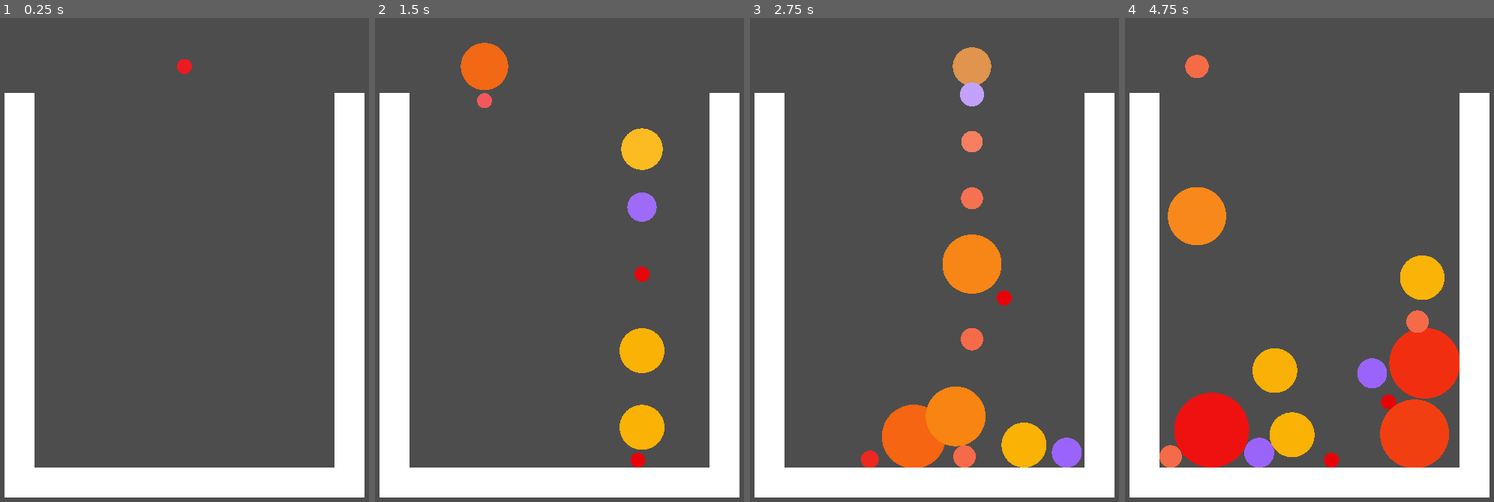
Above: before the commit, frames 1-4 (left to right).
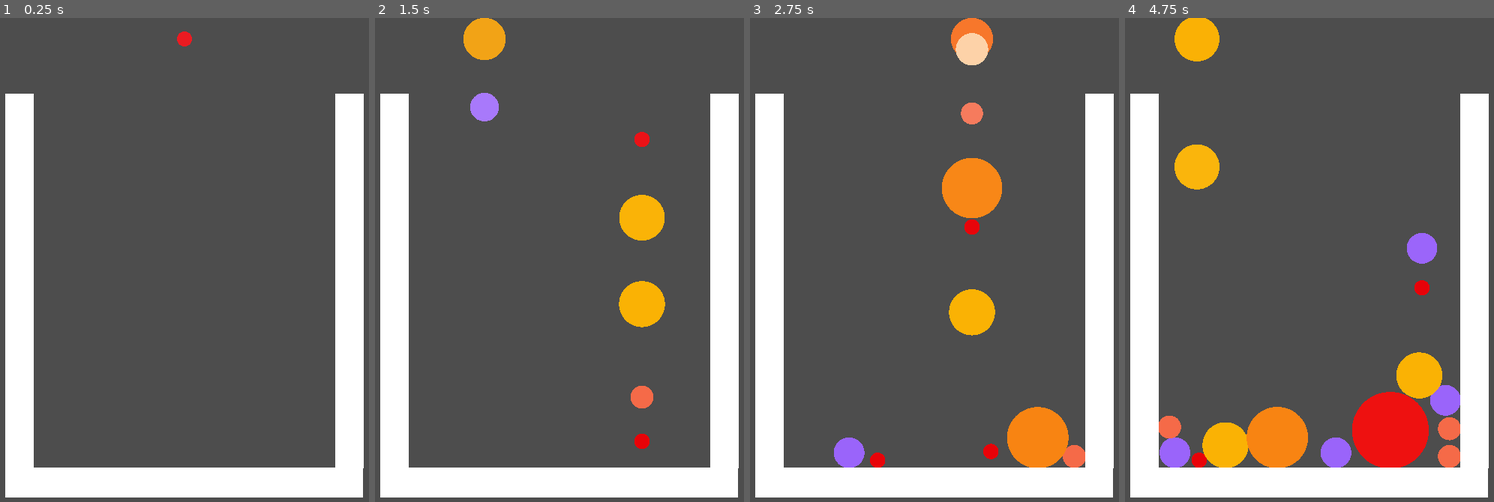
Above: after the commit, the same moments.

Repository: jamchen/melon_game
Game: Godot game, scene res://main.tscn
Two runs of this game, one before a commit and one after it. Both use one fixed random seed, a clock stepped at 60 frames per second and the inputs below.
Inputs (mouse positions are in pixels of both pictures, inside the frame that each line leads up to):
- Up to frame 1 (0.25 s): no input
- Up to frame 2 (1.5 s): tap Enter at 0.5 s; move the mouse to (640, 235) at 0.52 s; hold I 0.53-1.28 s; click (640, 235) at 0.67 s; move the mouse to (485, 284) at 1.27 s; tap I at 1.35 s; click (485, 284) at 1.42 s
- Up to frame 3 (2.75 s): move the mouse to (971, 153) at 2.02 s; hold I from 2.03 s (still down); click (971, 153) at 2.17 s
- Up to frame 4 (4.75 s): move the mouse to (1291, 356) at 2.77 s; release I at 2.78 s; tap I at 2.85, 4.35 s; click (1291, 356) at 2.92 s; move the mouse to (1420, 332) at 3.52 s; hold I 3.53-4.28 s; click (1420, 332) at 3.67 s; move the mouse to (1198, 187) at 4.27 s; click (1198, 187) at 4.42 s

The runs differ from the first frame. In frame 1, 0.9% of the frame differs, in the area x 1-99%, y 2-100%; in frame 2, 7.4%; in frame 3, 13%; in frame 4, 18%, in the area x 1-99%, y 0-100%.

Commit message:
better physics, better borders

Diff:
--- a/dropper.gd
+++ b/dropper.gd
@@ -5,6 +5,7 @@
 const prefab := preload("res://fruit.tscn")
 var original_size : Vector2
 var cooldown := 0.0
+const border_const := 203
 
 func _ready():
 	original_size = cursor.scale
@@ -13,25 +14,26 @@
 	var fruit := prefab.instantiate()
 	$"..".add_child(fruit)
 	fruit.global_position = cursor.global_position
+	var border_dist := border_const - Fruit.get_target_scale(level) * 0.5 * original_size.x
+	fruit.global_position.x = clamp(fruit.global_position.x, -border_dist, border_dist)
 	fruit.level = level
 	fruit.linear_velocity.y = 400.0
 	fruit.angular_velocity = randf_range(-1, 1)
 	level = randi_range(1, 5)
-	cooldown = 0.2
+	cooldown = 0.1 + min(0.2, fruit.level * 0.1)
 
 func _process(delta):
 	cooldown -= delta
 
 	var t : float = 1.0 - pow(0.0001, delta)
-	cursor.scale = lerp(cursor.scale, original_size * Fruit.get_target_scale(level), t)
-	#cursor.global_position = get_viewport().get_mouse_position() - get_viewport().get_window().size * 0.5
-	cursor.position = get_local_mouse_position()
-	cursor.position.y = get_viewport_rect().position.y - get_viewport_rect().size.y * 0.4
-	cursor.position.x = clamp(cursor.position.x, -188, 188)
+	var target_scale := original_size * Fruit.get_target_scale(level)
+	cursor.scale = lerp(cursor.scale, target_scale, t)
+	var border_dist := border_const - cursor.scale.x * 0.5
+	cursor.position.x = clamp(get_local_mouse_position().x, -border_dist, border_dist)
 
 	cursor.modulate = lerp(cursor.modulate, Fruit.get_color(level), t)
 
-	if Input.is_key_pressed(KEY_I) and cooldown < 0.1:
+	if Input.is_key_pressed(KEY_I) and cooldown < 0.13:
 		make_fruit()
 
 func _input(event):
--- a/fruit.tscn
+++ b/fruit.tscn
@@ -4,17 +4,19 @@
 
 [sub_resource type="PhysicsMaterial" id="PhysicsMaterial_ifn83"]
 friction = 0.1
-bounce = 0.3
+bounce = 0.15
 
 [sub_resource type="CircleShape2D" id="CircleShape2D_w0g38"]
 
-[sub_resource type="SphereMesh" id="SphereMesh_t3y8x"]
+[sub_resource type="SphereMesh" id="SphereMesh_t5nl4"]
 
 [node name="fruit" type="RigidBody2D"]
 physics_material_override = SubResource("PhysicsMaterial_ifn83")
 can_sleep = false
+continuous_cd = 2
 max_contacts_reported = 20
 contact_monitor = true
+linear_damp = 1.0
 script = ExtResource("1_tr8mk")
 colors = Array[Color]([Color(0.909804, 0.00784314, 0.0313726, 1), Color(0.960784, 0.415686, 0.282353, 1), Color(0.60392 …(349 unchanged characters)…
 
@@ -22,5 +24,5 @@
 shape = SubResource("CircleShape2D_w0g38")
 
 [node name="MeshInstance2D" type="MeshInstance2D" parent="."]
-scale = Vector2(20, 20)
-mesh = SubResource("SphereMesh_t3y8x")
+scale = Vector2(20.5, 20.5)
+mesh = SubResource("SphereMesh_t5nl4")
--- a/main.tscn
+++ b/main.tscn
@@ -1,111 +1,271 @@
-[gd_scene load_steps=8 format=3 uid="uid://bylfmehhedd51"]
+[gd_scene load_steps=12 format=3 uid="uid://bylfmehhedd51"]
 
 [ext_resource type="PackedScene" uid="uid://knwclft7rygx" path="res://wall.tscn" id="1_w1wyn"]
-[ext_resource type="PackedScene" uid="uid://btbhhs5nbl2ls" path="res://fruit.tscn" id="2_6wku7"]
 [ext_resource type="PackedScene" uid="uid://bbklr6uje06n" path="res://kill_plane.tscn" id="2_sj07l"]
 [ext_resource type="Script" path="res://dropper.gd" id="3_n5jpi"]
+[ext_resource type="Script" path="res://fruit.gd" id="4_d0nrp"]
 
 [sub_resource type="RectangleShape2D" id="RectangleShape2D_efixp"]
 
 [sub_resource type="BoxMesh" id="BoxMesh_c7hof"]
 
+[sub_resource type="RectangleShape2D" id="RectangleShape2D_sjotd"]
+
+[sub_resource type="BoxMesh" id="BoxMesh_wp6md"]
+
 [sub_resource type="SphereMesh" id="SphereMesh_t3y8x"]
 
+[sub_resource type="PhysicsMaterial" id="PhysicsMaterial_ifn83"]
+friction = 0.1
+bounce = 0.15
+
+[sub_resource type="SphereMesh" id="SphereMesh_t5nl4"]
+
 [node name="Node2D" type="Node2D"]
 
 [node name="Camera2D" type="Camera2D" parent="."]
 
 [node name="walls" type="Node" parent="."]
 
-[node name="wall" parent="walls" instance=ExtResource("1_w1wyn")]
-position = Vector2(-220, 46)
-scale = Vector2(2, 27)
-
-[node name="wall3" parent="walls" instance=ExtResource("1_w1wyn")]
-position = Vector2(220, 46)
-scale = Vector2(2, 27)
+[node name="wall_left" parent="walls" instance=ExtResource("1_w1wyn")]
+position = Vector2(-220, 27)
+scale = Vector2(1.852, 25)
+
+[node name="wall_left_ext" type="StaticBody2D" parent="walls"]
+position = Vector2(-340, 166)
+scale = Vector2(10, 38.76)
+
+[node name="CollisionShape2D" type="CollisionShape2D" parent="walls/wall_left_ext"]
+position = Vector2(0.3, 0)
+shape = SubResource("RectangleShape2D_efixp")
+
+[node name="MeshInstance2D" type="MeshInstance2D" parent="walls/wall_left_ext"]
+visible = false
+scale = Vector2(20, 20)
+mesh = SubResource("BoxMesh_c7hof")
+
+[node name="wall_right_ext" type="StaticBody2D" parent="walls"]
+position = Vector2(337, 166)
+scale = Vector2(10, 38.76)
+
+[node name="CollisionShape2D" type="CollisionShape2D" parent="walls/wall_right_ext"]
+shape = SubResource("RectangleShape2D_efixp")
+
+[node name="MeshInstance2D" type="MeshInstance2D" parent="walls/wall_right_ext"]
+visible = false
+scale = Vector2(20, 20)
+mesh = SubResource("BoxMesh_c7hof")
+
+[node name="wall_right" parent="walls" instance=ExtResource("1_w1wyn")]
+position = Vector2(220, 27)
+scale = Vector2(1.852, 25)
 
 [node name="floor" type="StaticBody2D" parent="walls"]
 position = Vector2(0, 296)
-scale = Vector2(20, 2)
+scale = Vector2(23.85, 2)
 
 [node name="CollisionShape2D" type="CollisionShape2D" parent="walls/floor"]
 position = Vector2(0, 90)
-scale = Vector2(2, 10)
-shape = SubResource("RectangleShape2D_efixp")
+scale = Vector2(1, 10)
+shape = SubResource("RectangleShape2D_sjotd")
 
 [node name="MeshInstance2D" type="MeshInstance2D" parent="walls/floor"]
 scale = Vector2(20, 20)
-mesh = SubResource("BoxMesh_c7hof")
-
-[node name="kill_plane" parent="walls" instance=ExtResource("2_sj07l")]
-position = Vector2(-1064, 1760)
+mesh = SubResource("BoxMesh_wp6md")
 
 [node name="kill_plane3" parent="walls" instance=ExtResource("2_sj07l")]
-position = Vector2(0, -2845)
-scale = Vector2(136.22, 257.113)
-
-[node name="kill_plane2" parent="walls" instance=ExtResource("2_sj07l")]
-position = Vector2(1066, 1760)
-
-[node name="fruit" parent="." instance=ExtResource("2_6wku7")]
+position = Vector2(0, 1080)
+scale = Vector2(10000, 40)
+
+[node name="kill_plane4" parent="walls" instance=ExtResource("2_sj07l")]
+position = Vector2(-400, -270.055)
+scale = Vector2(10, 10)
+
+[node name="kill_plane5" parent="walls" instance=ExtResource("2_sj07l")]
+position = Vector2(400, -270.055)
+scale = Vector2(10, 10)
+
+[node name="dropper" type="Node2D" parent="."]
+position = Vector2(0, -296)
+script = ExtResource("3_n5jpi")
+
+[node name="fruit_cursor" type="MeshInstance2D" parent="dropper"]
+scale = Vector2(20, 20)
+mesh = SubResource("SphereMesh_t3y8x")
+
+[node name="deco" type="Node2D" parent="."]
+
+[node name="fruit" type="RigidBody2D" parent="deco"]
 position = Vector2(-533, -286)
+physics_material_override = SubResource("PhysicsMaterial_ifn83")
+can_sleep = false
 freeze = true
 continuous_cd = 1
-
-[node name="fruit2" parent="." instance=ExtResource("2_6wku7")]
+max_contacts_reported = 20
+contact_monitor = true
+script = ExtResource("4_d0nrp")
+colors = Array[Color]([Color(0.909804, 0.00784314, 0.0313726, 1), Color(0.960784, 0.415686, 0.282353, 1), Color(0.603922, 0.392157, 0.980392, 1), Color(0.980392, 0.698039, 0.0156863, 1), Color(0.972549, 0.517647, 0.0705882, 1), Color(0.933333, 0.0666667, 0.0627451, 1), Color(0.972549, 0.929412, 0.458824, 1), Color(0.976471, 0.776471, 0.733333, 1), Color(0.94902, 0.811765, 0.0117647, 1), Color(0.6, 0.847059, 0.0588235, 1), Color(0.0784314, 0.568627, 0.0313726, 1)])
+
+[node name="MeshInstance2D" type="MeshInstance2D" parent="deco/fruit"]
+scale = Vector2(20, 20)
+mesh = SubResource("SphereMesh_t5nl4")
+
+[node name="fruit2" type="RigidBody2D" parent="deco"]
 position = Vector2(-496, -286)
-freeze = true
+physics_material_override = SubResource("PhysicsMaterial_ifn83")
+can_sleep = false
+freeze = true
+continuous_cd = 2
+max_contacts_reported = 20
+contact_monitor = true
+script = ExtResource("4_d0nrp")
 level = 2
-
-[node name="fruit3" parent="." instance=ExtResource("2_6wku7")]
+colors = Array[Color]([Color(0.909804, 0.00784314, 0.0313726, 1), Color(0.960784, 0.415686, 0.282353, 1), Color(0.603922, 0.392157, 0.980392, 1), Color(0.980392, 0.698039, 0.0156863, 1), Color(0.972549, 0.517647, 0.0705882, 1), Color(0.933333, 0.0666667, 0.0627451, 1), Color(0.972549, 0.929412, 0.458824, 1), Color(0.976471, 0.776471, 0.733333, 1), Color(0.94902, 0.811765, 0.0117647, 1), Color(0.6, 0.847059, 0.0588235, 1), Color(0.0784314, 0.568627, 0.0313726, 1)])
+
+[node name="MeshInstance2D" type="MeshInstance2D" parent="deco/fruit2"]
+scale = Vector2(20, 20)
+mesh = SubResource("SphereMesh_t5nl4")
+
+[node name="fruit3" type="RigidBody2D" parent="deco"]
 position = Vector2(-451, -286)
-freeze = true
+physics_material_override = SubResource("PhysicsMaterial_ifn83")
+can_sleep = false
+freeze = true
+continuous_cd = 2
+max_contacts_reported = 20
+contact_monitor = true
+script = ExtResource("4_d0nrp")
 level = 3
-
-[node name="fruit4" parent="." instance=ExtResource("2_6wku7")]
+colors = Array[Color]([Color(0.909804, 0.00784314, 0.0313726, 1), Color(0.960784, 0.415686, 0.282353, 1), Color(0.603922, 0.392157, 0.980392, 1), Color(0.980392, 0.698039, 0.0156863, 1), Color(0.972549, 0.517647, 0.0705882, 1), Color(0.933333, 0.0666667, 0.0627451, 1), Color(0.972549, 0.929412, 0.458824, 1), Color(0.976471, 0.776471, 0.733333, 1), Color(0.94902, 0.811765, 0.0117647, 1), Color(0.6, 0.847059, 0.0588235, 1), Color(0.0784314, 0.568627, 0.0313726, 1)])
+
+[node name="MeshInstance2D" type="MeshInstance2D" parent="deco/fruit3"]
+scale = Vector2(20, 20)
+mesh = SubResource("SphereMesh_t5nl4")
+
+[node name="fruit4" type="RigidBody2D" parent="deco"]
 position = Vector2(-396, -285)
-freeze = true
+physics_material_override = SubResource("PhysicsMaterial_ifn83")
+can_sleep = false
+freeze = true
+continuous_cd = 2
+max_contacts_reported = 20
+contact_monitor = true
+script = ExtResource("4_d0nrp")
 level = 4
-
-[node name="fruit5" parent="." instance=ExtResource("2_6wku7")]
+colors = Array[Color]([Color(0.909804, 0.00784314, 0.0313726, 1), Color(0.960784, 0.415686, 0.282353, 1), Color(0.603922, 0.392157, 0.980392, 1), Color(0.980392, 0.698039, 0.0156863, 1), Color(0.972549, 0.517647, 0.0705882, 1), Color(0.933333, 0.0666667, 0.0627451, 1), Color(0.972549, 0.929412, 0.458824, 1), Color(0.976471, 0.776471, 0.733333, 1), Color(0.94902, 0.811765, 0.0117647, 1), Color(0.6, 0.847059, 0.0588235, 1), Color(0.0784314, 0.568627, 0.0313726, 1)])
+
+[node name="MeshInstance2D" type="MeshInstance2D" parent="deco/fruit4"]
+scale = Vector2(20, 20)
+mesh = SubResource("SphereMesh_t5nl4")
+
+[node name="fruit5" type="RigidBody2D" parent="deco"]
 position = Vector2(-378, -212)
-freeze = true
+physics_material_override = SubResource("PhysicsMaterial_ifn83")
+can_sleep = false
+freeze = true
+continuous_cd = 2
+max_contacts_reported = 20
+contact_monitor = true
+script = ExtResource("4_d0nrp")
 level = 5
-
-[node name="fruit6" parent="." instance=ExtResource("2_6wku7")]
+colors = Array[Color]([Color(0.909804, 0.00784314, 0.0313726, 1), Color(0.960784, 0.415686, 0.282353, 1), Color(0.603922, 0.392157, 0.980392, 1), Color(0.980392, 0.698039, 0.0156863, 1), Color(0.972549, 0.517647, 0.0705882, 1), Color(0.933333, 0.0666667, 0.0627451, 1), Color(0.972549, 0.929412, 0.458824, 1), Color(0.976471, 0.776471, 0.733333, 1), Color(0.94902, 0.811765, 0.0117647, 1), Color(0.6, 0.847059, 0.0588235, 1), Color(0.0784314, 0.568627, 0.0313726, 1)])
+
+[node name="MeshInstance2D" type="MeshInstance2D" parent="deco/fruit5"]
+scale = Vector2(20, 20)
+mesh = SubResource("SphereMesh_t5nl4")
+
+[node name="fruit6" type="RigidBody2D" parent="deco"]
 position = Vector2(-501, -212)
-freeze = true
+physics_material_override = SubResource("PhysicsMaterial_ifn83")
+can_sleep = false
+freeze = true
+continuous_cd = 2
+max_contacts_reported = 20
+contact_monitor = true
+script = ExtResource("4_d0nrp")
 level = 6
-
-[node name="fruit7" parent="." instance=ExtResource("2_6wku7")]
+colors = Array[Color]([Color(0.909804, 0.00784314, 0.0313726, 1), Color(0.960784, 0.415686, 0.282353, 1), Color(0.603922, 0.392157, 0.980392, 1), Color(0.980392, 0.698039, 0.0156863, 1), Color(0.972549, 0.517647, 0.0705882, 1), Color(0.933333, 0.0666667, 0.0627451, 1), Color(0.972549, 0.929412, 0.458824, 1), Color(0.976471, 0.776471, 0.733333, 1), Color(0.94902, 0.811765, 0.0117647, 1), Color(0.6, 0.847059, 0.0588235, 1), Color(0.0784314, 0.568627, 0.0313726, 1)])
+
+[node name="MeshInstance2D" type="MeshInstance2D" parent="deco/fruit6"]
+scale = Vector2(20, 20)
+mesh = SubResource("SphereMesh_t5nl4")
+
+[node name="fruit7" type="RigidBody2D" parent="deco"]
 position = Vector2(-399, -98)
-freeze = true
+physics_material_override = SubResource("PhysicsMaterial_ifn83")
+can_sleep = false
+freeze = true
+continuous_cd = 2
+max_contacts_reported = 20
+contact_monitor = true
+script = ExtResource("4_d0nrp")
 level = 7
-
-[node name="fruit8" parent="." instance=ExtResource("2_6wku7")]
+colors = Array[Color]([Color(0.909804, 0.00784314, 0.0313726, 1), Color(0.960784, 0.415686, 0.282353, 1), Color(0.603922, 0.392157, 0.980392, 1), Color(0.980392, 0.698039, 0.0156863, 1), Color(0.972549, 0.517647, 0.0705882, 1), Color(0.933333, 0.0666667, 0.0627451, 1), Color(0.972549, 0.929412, 0.458824, 1), Color(0.976471, 0.776471, 0.733333, 1), Color(0.94902, 0.811765, 0.0117647, 1), Color(0.6, 0.847059, 0.0588235, 1), Color(0.0784314, 0.568627, 0.0313726, 1)])
+
+[node name="MeshInstance2D" type="MeshInstance2D" parent="deco/fruit7"]
+scale = Vector2(20, 20)
+mesh = SubResource("SphereMesh_t5nl4")
+
+[node name="fruit8" type="RigidBody2D" parent="deco"]
 position = Vector2(-504, 17)
-freeze = true
+physics_material_override = SubResource("PhysicsMaterial_ifn83")
+can_sleep = false
+freeze = true
+continuous_cd = 2
+max_contacts_reported = 20
+contact_monitor = true
+script = ExtResource("4_d0nrp")
 level = 8
-
-[node name="fruit9" parent="." instance=ExtResource("2_6wku7")]
+colors = Array[Color]([Color(0.909804, 0.00784314, 0.0313726, 1), Color(0.960784, 0.415686, 0.282353, 1), Color(0.603922, 0.392157, 0.980392, 1), Color(0.980392, 0.698039, 0.0156863, 1), Color(0.972549, 0.517647, 0.0705882, 1), Color(0.933333, 0.0666667, 0.0627451, 1), Color(0.972549, 0.929412, 0.458824, 1), Color(0.976471, 0.776471, 0.733333, 1), Color(0.94902, 0.811765, 0.0117647, 1), Color(0.6, 0.847059, 0.0588235, 1), Color(0.0784314, 0.568627, 0.0313726, 1)])
+
+[node name="MeshInstance2D" type="MeshInstance2D" parent="deco/fruit8"]
+scale = Vector2(20, 20)
+mesh = SubResource("SphereMesh_t5nl4")
+
+[node name="fruit9" type="RigidBody2D" parent="deco"]
 position = Vector2(-441, 213)
-freeze = true
+physics_material_override = SubResource("PhysicsMaterial_ifn83")
+can_sleep = false
+freeze = true
+continuous_cd = 2
+max_contacts_reported = 20
+contact_monitor = true
+script = ExtResource("4_d0nrp")
 level = 9
-
-[node name="fruit10" parent="." instance=ExtResource("2_6wku7")]
+colors = Array[Color]([Color(0.909804, 0.00784314, 0.0313726, 1), Color(0.960784, 0.415686, 0.282353, 1), Color(0.603922, 0.392157, 0.980392, 1), Color(0.980392, 0.698039, 0.0156863, 1), Color(0.972549, 0.517647, 0.0705882, 1), Color(0.933333, 0.0666667, 0.0627451, 1), Color(0.972549, 0.929412, 0.458824, 1), Color(0.976471, 0.776471, 0.733333, 1), Color(0.94902, 0.811765, 0.0117647, 1), Color(0.6, 0.847059, 0.0588235, 1), Color(0.0784314, 0.568627, 0.0313726, 1)])
+
+[node name="MeshInstance2D" type="MeshInstance2D" parent="deco/fruit9"]
+scale = Vector2(20, 20)
+mesh = SubResource("SphereMesh_t5nl4")
+
+[node name="fruit10" type="RigidBody2D" parent="deco"]
 position = Vector2(471, -114)
-freeze = true
+physics_material_override = SubResource("PhysicsMaterial_ifn83")
+can_sleep = false
+freeze = true
+continuous_cd = 2
+max_contacts_reported = 20
+contact_monitor = true
+script = ExtResource("4_d0nrp")
 level = 10
-
-[node name="fruit11" parent="." instance=ExtResource("2_6wku7")]
+colors = Array[Color]([Color(0.909804, 0.00784314, 0.0313726, 1), Color(0.960784, 0.415686, 0.282353, 1), Color(0.603922, 0.392157, 0.980392, 1), Color(0.980392, 0.698039, 0.0156863, 1), Color(0.972549, 0.517647, 0.0705882, 1), Color(0.933333, 0.0666667, 0.0627451, 1), Color(0.972549, 0.929412, 0.458824, 1), Color(0.976471, 0.776471, 0.733333, 1), Color(0.94902, 0.811765, 0.0117647, 1), Color(0.6, 0.847059, 0.0588235, 1), Color(0.0784314, 0.568627, 0.0313726, 1)])
+
+[node name="MeshInstance2D" type="MeshInstance2D" parent="deco/fruit10"]
+scale = Vector2(20, 20)
+mesh = SubResource("SphereMesh_t5nl4")
+
+[node name="fruit11" type="RigidBody2D" parent="deco"]
 position = Vector2(466, 179)
-freeze = true
+physics_material_override = SubResource("PhysicsMaterial_ifn83")
+can_sleep = false
+freeze = true
+continuous_cd = 2
+max_contacts_reported = 20
+contact_monitor = true
+script = ExtResource("4_d0nrp")
 level = 11
-
-[node name="dropper" type="Node2D" parent="."]
-script = ExtResource("3_n5jpi")
-
-[node name="fruit_cursor" type="MeshInstance2D" parent="dropper"]
-scale = Vector2(20, 20)
-mesh = SubResource("SphereMesh_t3y8x")
+colors = Array[Color]([Color(0.909804, 0.00784314, 0.0313726, 1), Color(0.960784, 0.415686, 0.282353, 1), Color(0.603922, 0.392157, 0.980392, 1), Color(0.980392, 0.698039, 0.0156863, 1), Color(0.972549, 0.517647, 0.0705882, 1), Color(0.933333, 0.0666667, 0.0627451, 1), Color(0.972549, 0.929412, 0.458824, 1), Color(0.976471, 0.776471, 0.733333, 1), Color(0.94902, 0.811765, 0.0117647, 1), Color(0.6, 0.847059, 0.0588235, 1), Color(0.0784314, 0.568627, 0.0313726, 1)])
+
+[node name="MeshInstance2D" type="MeshInstance2D" parent="deco/fruit11"]
+scale = Vector2(20, 20)
+mesh = SubResource("SphereMesh_t5nl4")
